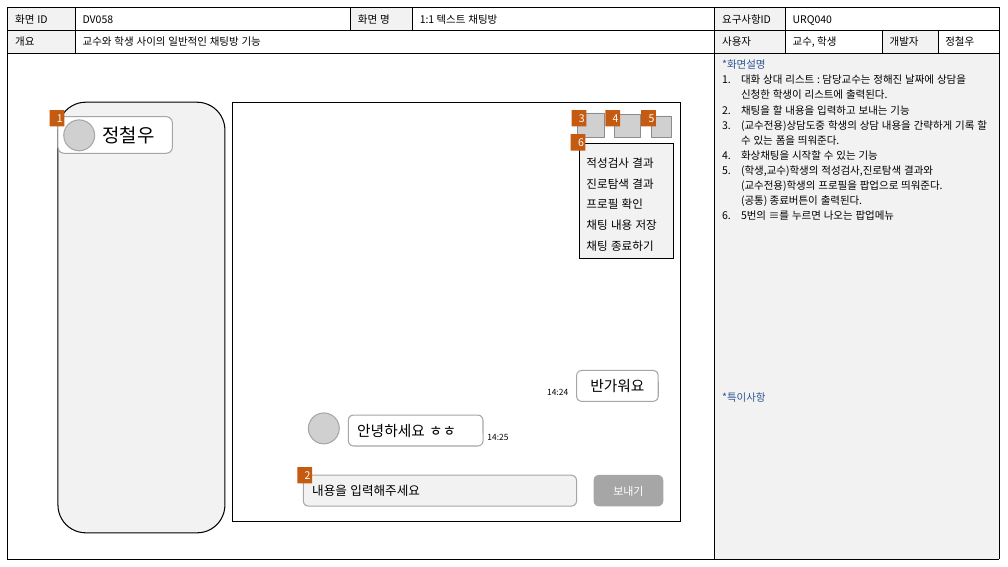
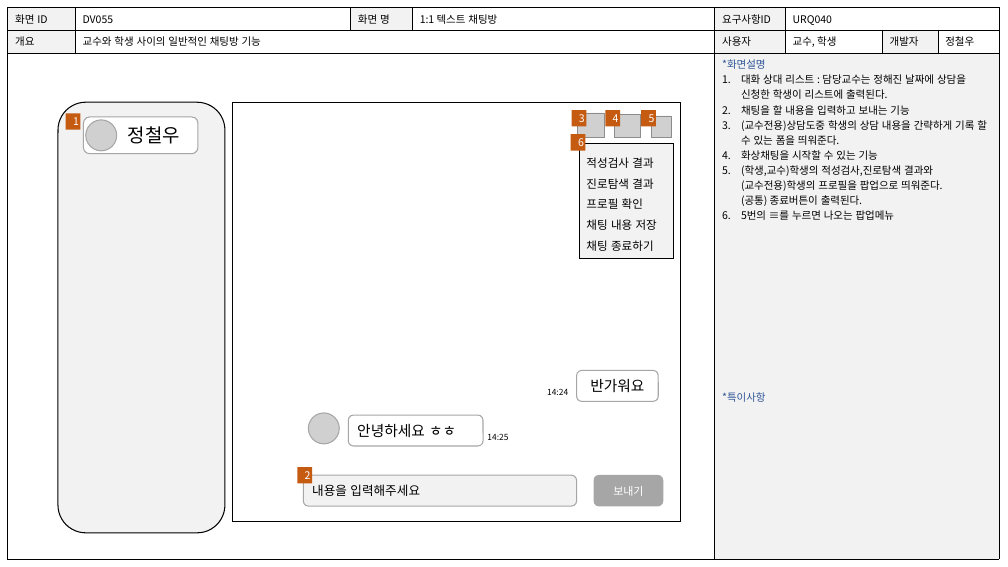
Before and after one commit to weather0/yd_Final01, a slide deck: slide 58 of 문서/작성중/(작업중-최신!)디자인통합222.pptx. Drawn at 1008x567 pixels with LibreOffice and Linux fonts; fonts in the diff are those of the drawing; grey boxes stand for pictures. Boxes give left, top, right and bottom in pixels: in the first picture for what was removed or moved away, otherwise in the second. Text is boxed around its words. In the diff, an @@ line names an element or a change of style, - is before the commit and + after.

```diff
--- a/문서/작성중/(작업중-최신!)디자인통합222.pptx
+++ b/문서/작성중/(작업중-최신!)디자인통합222.pptx
@@ table at [8, 8, 999, 557] @@
-row 1, column 2: DV058
+row 1, column 2: DV055
@@ rectangle "1": place and size @@
-rectangle "1" at [50, 110, 65, 127]
+rectangle "1" at [66, 113, 81, 130]
@@ rounded rectangle "정철우": place and size @@
-rounded rectangle "정철우" at [58, 116, 172, 154]
+rounded rectangle "정철우" at [83, 117, 197, 154]
@@ picture: place and size @@
-picture at [64, 120, 95, 151]
+picture at [85, 120, 116, 151]
```
Also in this commit, not shown: 30 other slides changed.
